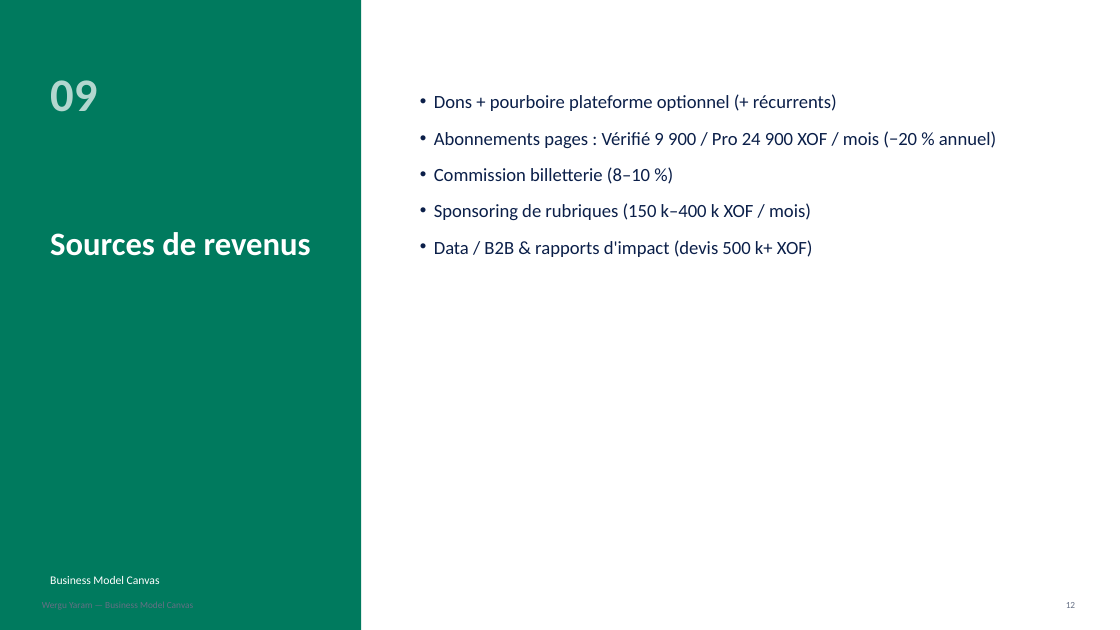
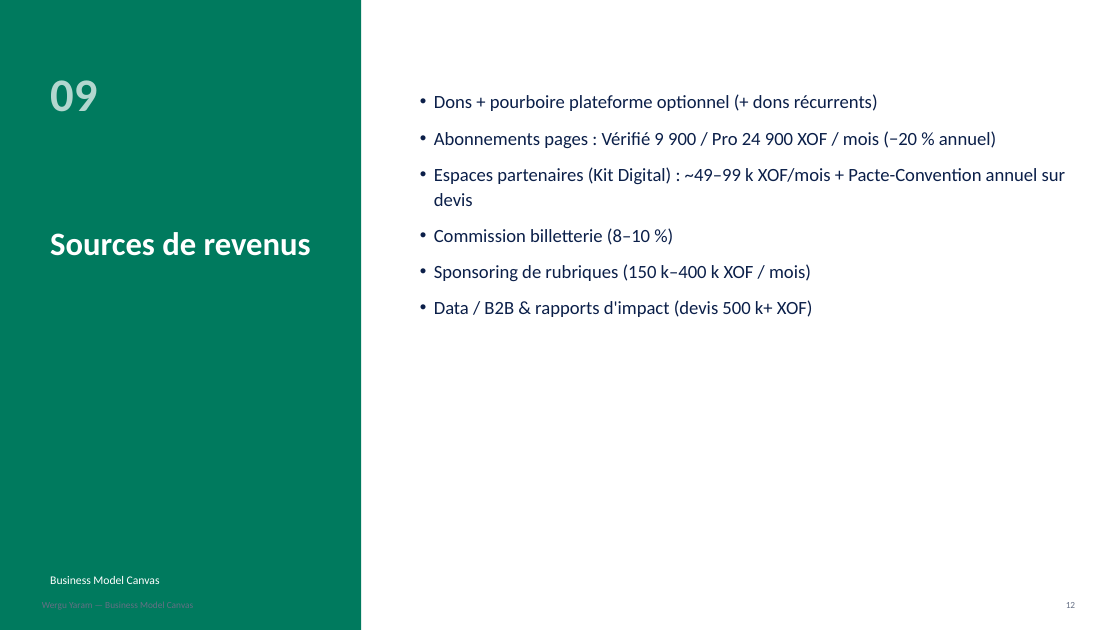
Before and after one commit to Mm-eyoum/wergu-yaram, a slide deck: slide 12 of docs/business-model-canvas.pptx. Drawn at 1120x630 pixels with LibreOffice and Linux fonts; fonts in the diff are those of the drawing. Boxes give left, top, right and bottom in pixels: in the first picture for what was removed or moved away, otherwise in the second. Text is boxed around its words. In the diff, an @@ line names an element or a change of style, - is before the commit and + after.

```diff
--- a/docs/business-model-canvas.pptx
+++ b/docs/business-model-canvas.pptx
@@ text at bbox=[434, 94, 878, 111]: text changed @@
-• Dons + pourboire plateforme optionnel (+ récurrents)
+• Dons + pourboire plateforme optionnel (+ dons récurrents)
@@ text at bbox=[434, 167, 1066, 206]: paragraph added @@
+• Espaces partenaires (Kit Digital) : ~49–99 k XOF/mois + Pacte-Convention annuel sur devis
```
Also in this commit, not shown: 12 other slides changed, 4 other files.
